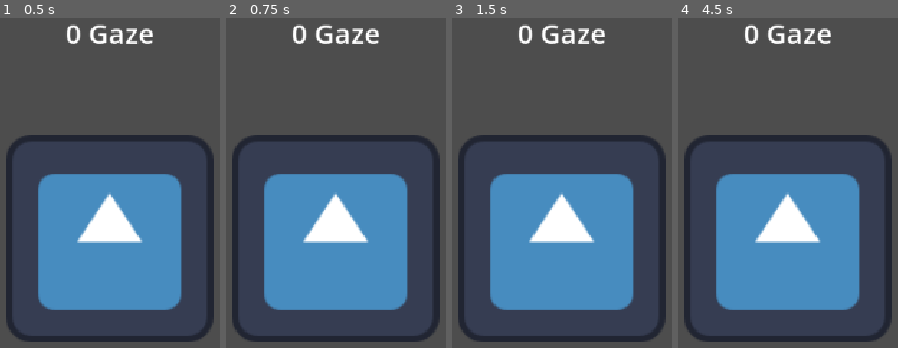
Above: before the commit, frames 1-4 (left to right).
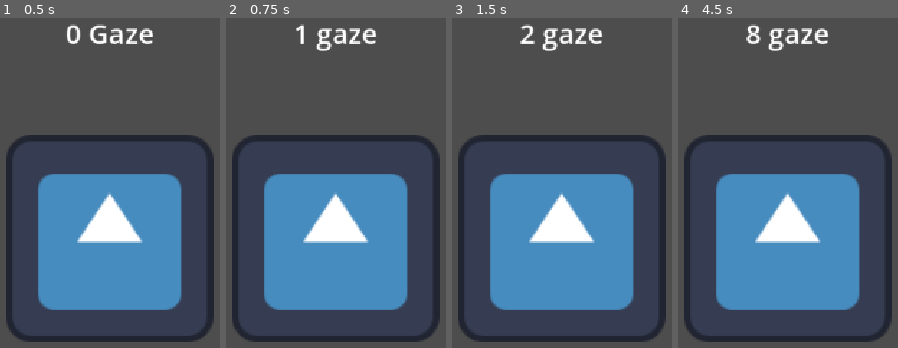
Above: after the commit, the same moments.

Repository: UnderstoodUseYourUsernameHere/Scopophobia
Game: Godot game, scene res://Scenes/game.tscn
Two runs of this game, one before a commit and one after it. Both use one fixed random seed, a clock stepped at 60 frames per second and the inputs below. The engine's default icon, where the game draws it, is replaced by a stand-in: a white triangle on a blue panel in a dark square.
Inputs (mouse positions are in pixels of both pictures, inside the frame that each line leads up to):
- Up to frame 1 (0.5 s): no input
- Up to frame 2 (0.75 s): click (336, 239) at 0.5 s
- Up to frame 3 (1.5 s): tap Enter at 1.25 s; move the mouse to (outside the picture) at 1.27 s; hold Right from 1.28 s (still down); tap Alt at 1.35 s; click (outside the picture) at 1.42 s
- Up to frame 4 (4.5 s): tap Space at 2, 3.5 s; move the mouse to (outside the picture) at 2.02 s; release Right at 2.03 s; hold Down 2.03-2.78 s; tap Shift at 2.1, 3.6 s; click (outside the picture) at 2.17 s; tap Enter at 2.75, 4.25 s; move the mouse to (867, 140) at 2.77 s; hold Right 2.78-3.53 s; tap Alt at 2.85, 4.35 s; click (867, 140) at 2.92 s; move the mouse to (748, 328) at 3.52 s; hold Up 3.53-4.28 s; click (748, 328) at 3.67 s; move the mouse to (outside the picture) at 4.27 s; hold Left from 4.28 s (still down); click (outside the picture) at 4.42 s

Frame 1 is identical in both runs. In frame 2, 1.3% of the frame differs, in the area x 30-70%, y 1-10%; in frame 3, 1.3%; in frame 4, 1.4%.

Commit message:
Clicking on placeholder icon now increases currency.
With a basic button down signal ive made it so that clicking on the placeholder icon i have now actually increases your ingame currency.

Diff:
--- a/Scenes/game.tscn
+++ b/Scenes/game.tscn
@@ -2,6 +2,7 @@
 
 [ext_resource type="Texture2D" uid="uid://dm86a48intgtf" path="res://icon.svg" id="1_ebmjs"]
 [ext_resource type="Script" uid="uid://br4iivfe4tni2" path="res://scripts/game.gd" id="2_qxrlw"]
+[ext_resource type="Script" uid="uid://b31jnrnitr2q8" path="res://scripts/stats.gd" id="3_wrm1d"]
 
 [node name="Game" type="Control" unique_id=1683267265]
 layout_mode = 3
@@ -10,6 +11,7 @@
 anchor_bottom = 1.0
 grow_horizontal = 2
 grow_vertical = 2
+mouse_filter = 1
 script = ExtResource("2_qxrlw")
 
 [node name="CenterContainer" type="CenterContainer" parent="." unique_id=159503959]
@@ -27,18 +29,20 @@
 ignore_texture_size = true
 stretch_mode = 0
 
-[node name="VBoxContainer" type="VBoxContainer" parent="." unique_id=705054138]
+[node name="Stats" type="VBoxContainer" parent="." unique_id=705054138]
 layout_mode = 1
 anchors_preset = 10
 anchor_right = 1.0
 offset_bottom = 23.0
 grow_horizontal = 2
+script = ExtResource("3_wrm1d")
 
-[node name="Label" type="Label" parent="VBoxContainer" unique_id=1226584436]
+[node name="gazeLabel" type="Label" parent="Stats" unique_id=1226584436]
 layout_mode = 2
 theme_override_font_sizes/font_size = 40
 text = "0 Gaze"
 horizontal_alignment = 1
 vertical_alignment = 1
 
+[connection signal="gaze_changed" from="." to="Stats" method="_on_game_gaze_changed"]
 [connection signal="button_down" from="CenterContainer/Clickbutton" to="." method="_on_clickbutton_button_down"]
--- a/scripts/game.gd
+++ b/scripts/game.gd
@@ -1,8 +1,11 @@
 extends Control
 
-var gaze = 0
-var amount_per_click = 1
+var gaze = 0 ## Amount of gaze(Base currency), as a variable.
+var amount_per_click = 1 ## Self explanatory, amount of gaze you get per click.
+
+signal gaze_changed ## Signal whenever the amount of gaze changes.
 
 func _on_clickbutton_button_down() -> void:
-	gaze += amount_per_click
-	print(gaze)
+	print("Clicked!")
+	gaze += amount_per_click ## Increases gaze by the variable amount_per_click.
+	emit_signal ("gaze_changed", gaze)
--- /dev/null
+++ b/scripts/stats.gd
@@ -0,0 +1,6 @@
+extends VBoxContainer
+
+@onready var gaze_label: Label = $gazeLabel
+
+func _on_game_gaze_changed(amount: int) -> void:
+	gaze_label.text = str(amount) + " gaze"
Not shown, added: scripts/stats.gd.uid
